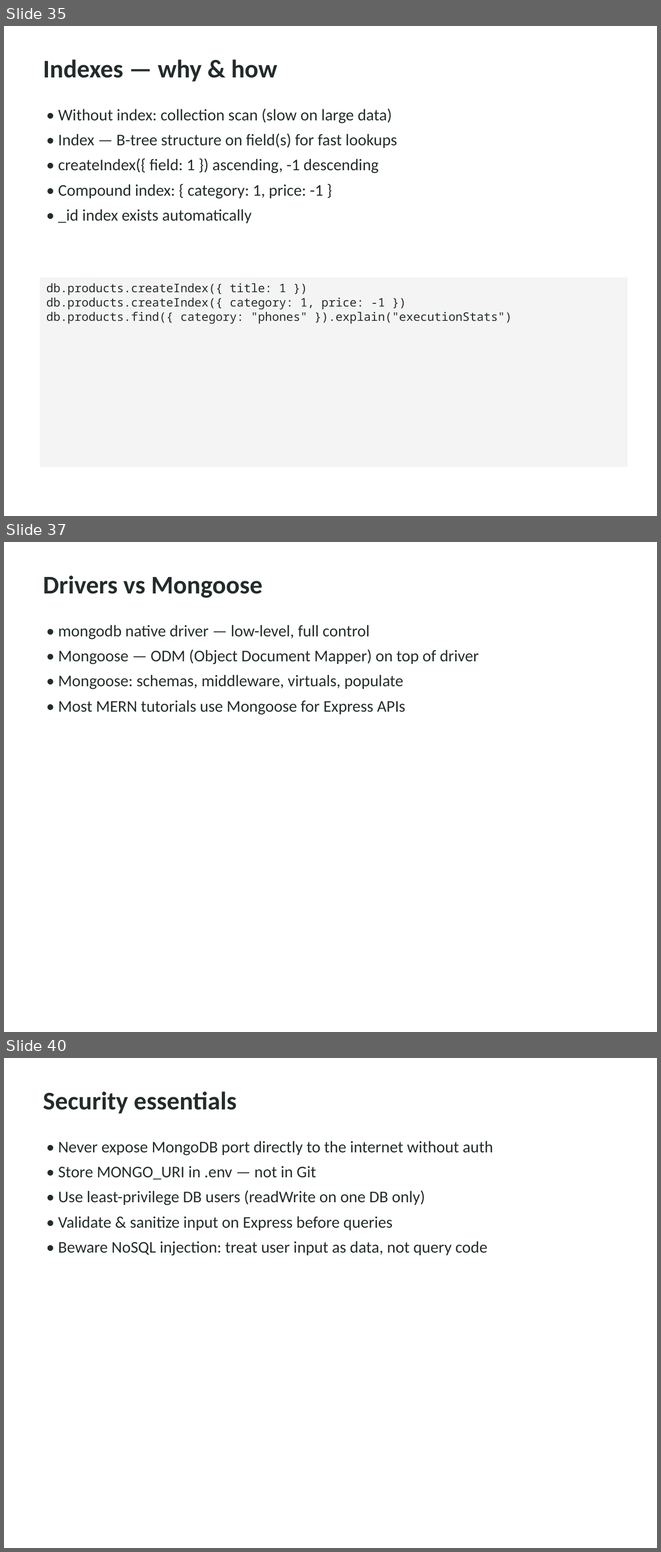
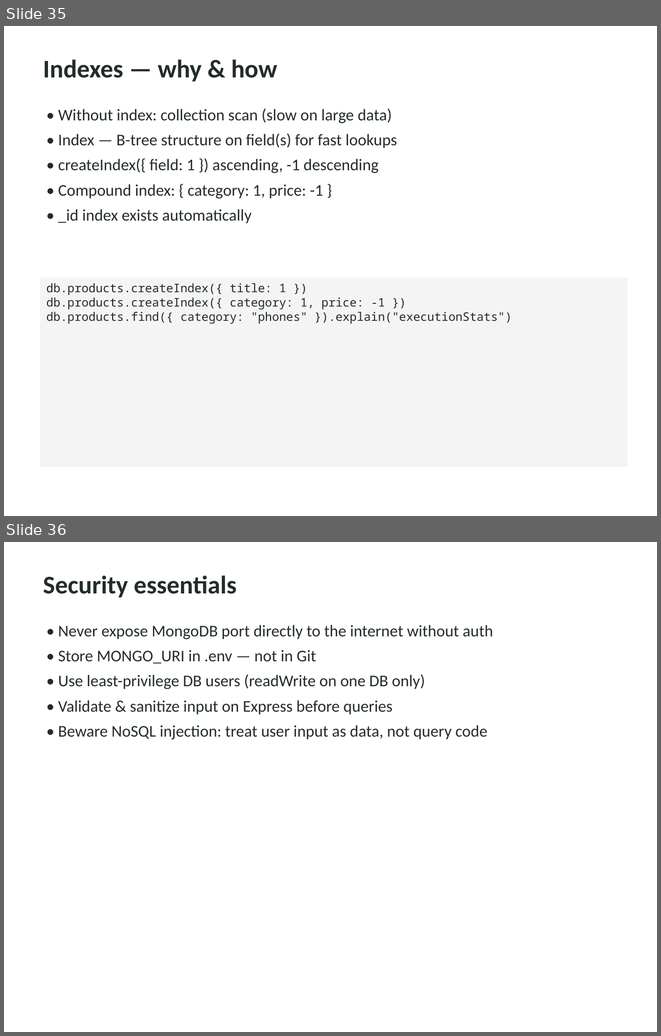
Before and after one commit to kashiraza01/MERN-Lectures, a slide deck: Week 5/Day 22/Lecture Day 22 - Introduction to MongoDB.pptx. Shown one above the other, each under a label of ours: slides 35, 37 and 40 before the commit, slides 35 and 36 after it; the slides between them are not shown. The pictures are 661x1552 and 661x1036 pixels, drawn with LibreOffice and Linux fonts; fonts in the diff are those of the drawing. Boxes give left, top, right and bottom in pixels: in the first picture for what was removed or moved away, otherwise in the second. Text is boxed around its words. In the diff, an @@ line names an element or a change of style, - is before the commit and + after.

```diff
--- a/Week 5/Day 22/Lecture Day 22 - Introduction to MongoDB.pptx
+++ b/Week 5/Day 22/Lecture Day 22 - Introduction to MongoDB.pptx
@@ slide 37 removed at (4, 542, 657, 1032), background #FFFFFF @@
@@ text removed at (43, 575, 263, 598) @@
-Drivers vs Mongoose
@@ text removed at (58, 625, 479, 715) @@
-• mongodb native driver — low-level, full control
-• Mongoose — ODM (Object Document Mapper) on top of driver
-• Mongoose: schemas, middleware, virtuals, populate
-• Most MERN tutorials use Mongoose for Express APIs
@@ what was slide 40 is now slide 36 @@
```
Also in this commit, not shown: 5 slides changed, 3 other slides removed.
